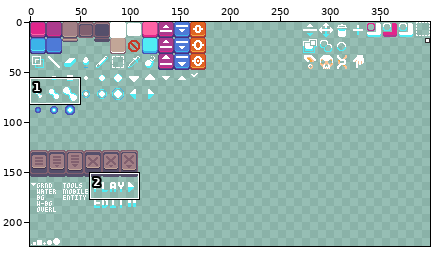
Sprite sheet -- Assets/_Project/Visual/UI/UI_Sprites.png. The first picture is a wide view before the edit; the outline marks the close-up.
Close-up. Before the commit:
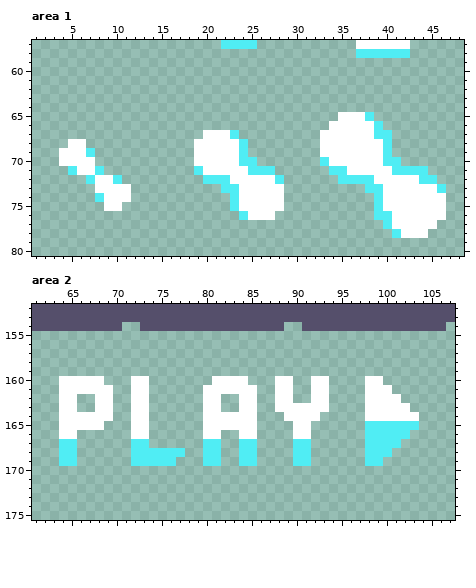
The file is 400x224 pixels. Shown: area 1: x 1..48, y 57..80; area 2: x 61..107, y 152..175.
Once edited:
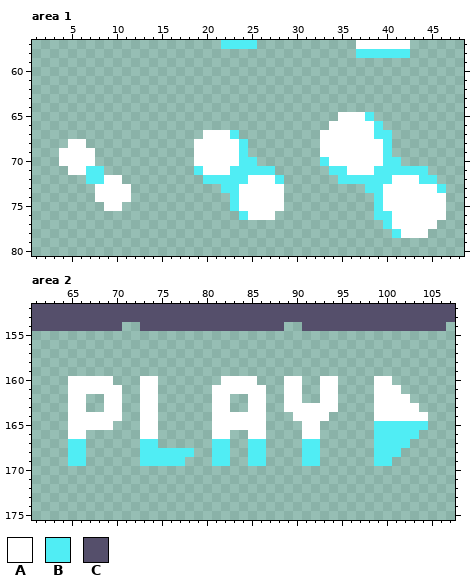
Palette (. is transparent): A #ffffff  B #50edf4  C #554f6b
Difference:
Area 1:
Colour A replaces colour B in row 69 at x 7; in row 71 at x 5; in row 72 at x 10; in row 74 at x 8.
Colour B replaces colour A in row 71 at x 7, 23 to 24 and 39 to 40; in row 72 at x 8, 23 to 24 and 39 to 40.
Area 2:
Colour A is added in row 160 at x 69, 74, 85, 90, 94 and 100; in row 161 at x 70, 74, 86, 90, 94 and 101; in row 162 at x 66, 70, 74, 82, 86, 90, 94 and 102; in row 163 at x 66, 70, 74, 82, 86, 94 and 103; in row 164 at x 70, 74, 86, 93 and 104; in row 165 at x 69, 74, 86 and 92.
Colour A is added in row 166 at x 66, 74, 82, 86 and 92.
Colour B is added in row 165 at x 104; in row 166 at x 103; in row 167 at x 66, 74, 82, 86, 92 and 102; in row 168 at x 66, 78, 82, 86, 92 and 101; in row 169 at x 66, 77, 82, 86, 92 and 100.
The edit erases colour A in row 160 at x 64, 72, 81, 88, 92 and 98; in row 161 at x 64, 72, 80, 88, 92 and 98; in row 162 at x 64, 68, 72, 80, 84, 88, 92 and 98; in row 163 at x 64, 68, 72, 80, 84, 88 and 98; in row 164 at x 64, 72, 80, 89 and 98; in row 165 at x 64, 72, 80 and 90.
The edit erases colour A in row 166 at x 64, 72, 80, 84 and 90.
The edit erases colour B in rows 165 to 166 at x 98; in rows 167 to 169 at x 64, 72, 80, 84, 90 and 98.
